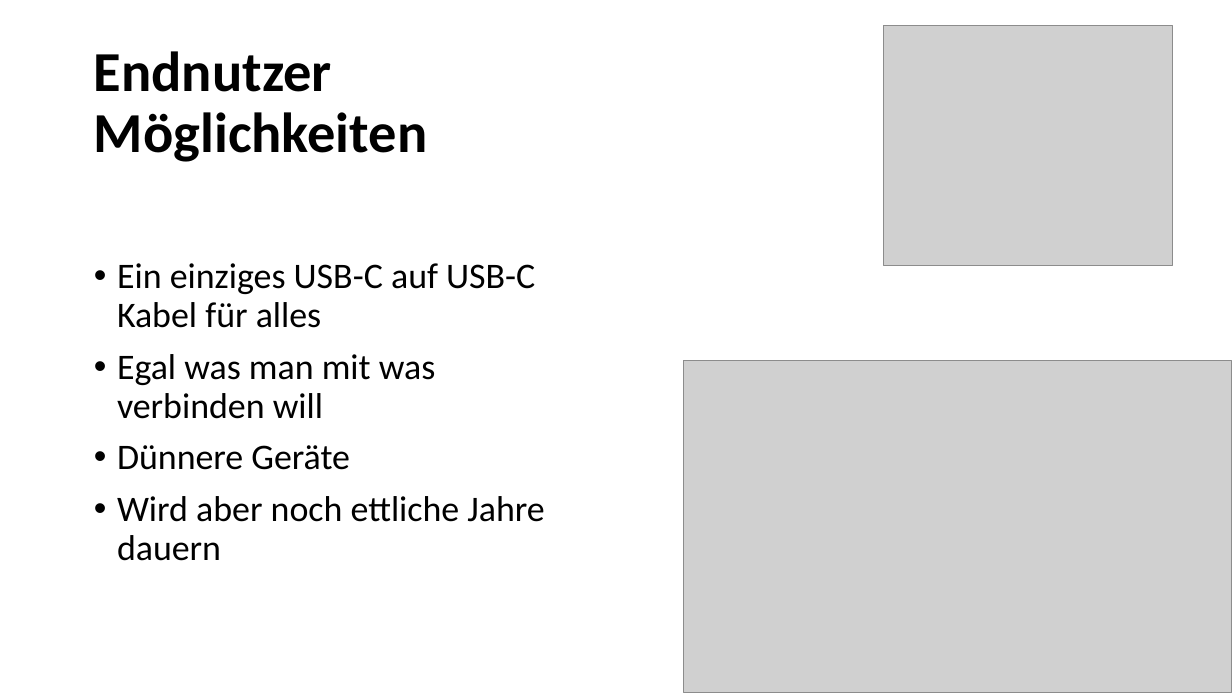
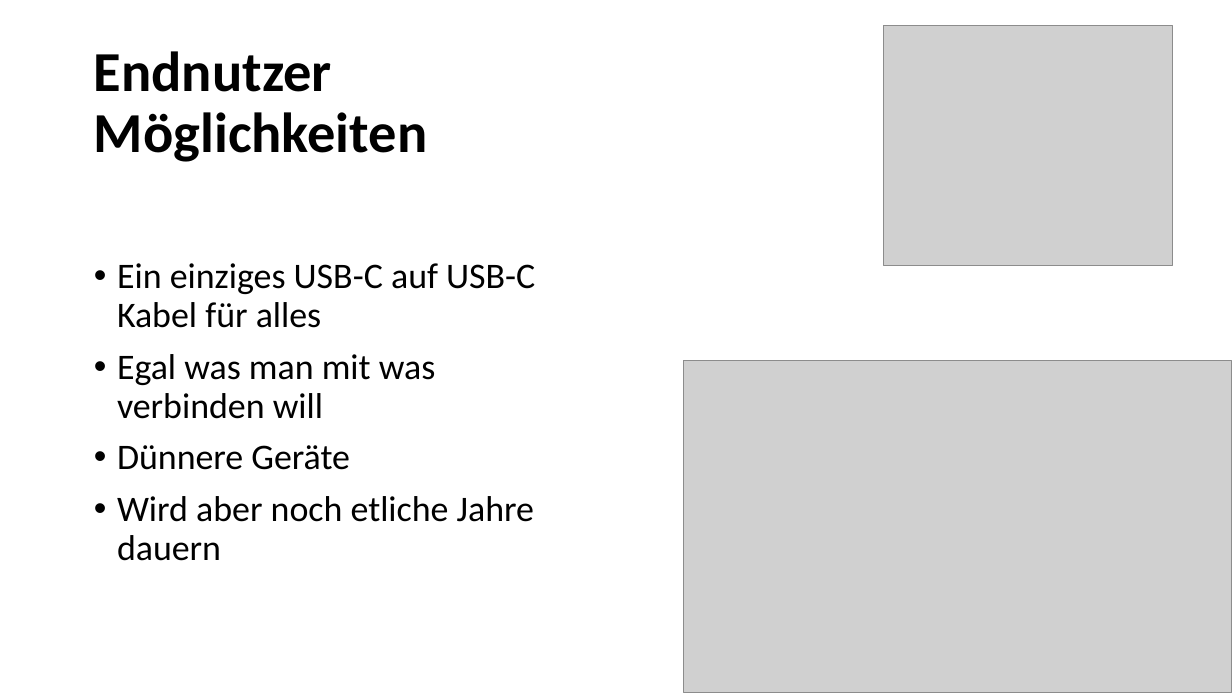
Before and after one commit to AndreasRanzmaier/BS3repo, a slide deck: slide 11 of Duk/MehrPräsentationUndSo/USB-C.pptx. Drawn at 1232x693 pixels with LibreOffice and Linux fonts; fonts in the diff are those of the drawing; grey boxes stand for pictures. Boxes give left, top, right and bottom in pixels: in the first picture for what was removed or moved away, otherwise in the second. Text is boxed around its words. In the diff, an @@ line names an element or a change of style, - is before the commit and + after.

Commit message:
added ppx

```diff
--- a/Duk/MehrPräsentationUndSo/USB-C.pptx
+++ b/Duk/MehrPräsentationUndSo/USB-C.pptx
@@ text at (117,496,534,561): text changed @@
-• Wird aber noch ettliche Jahre dauern
+• Wird aber noch etliche Jahre dauern
```
Also in this commit, not shown: 9 other slides changed.
